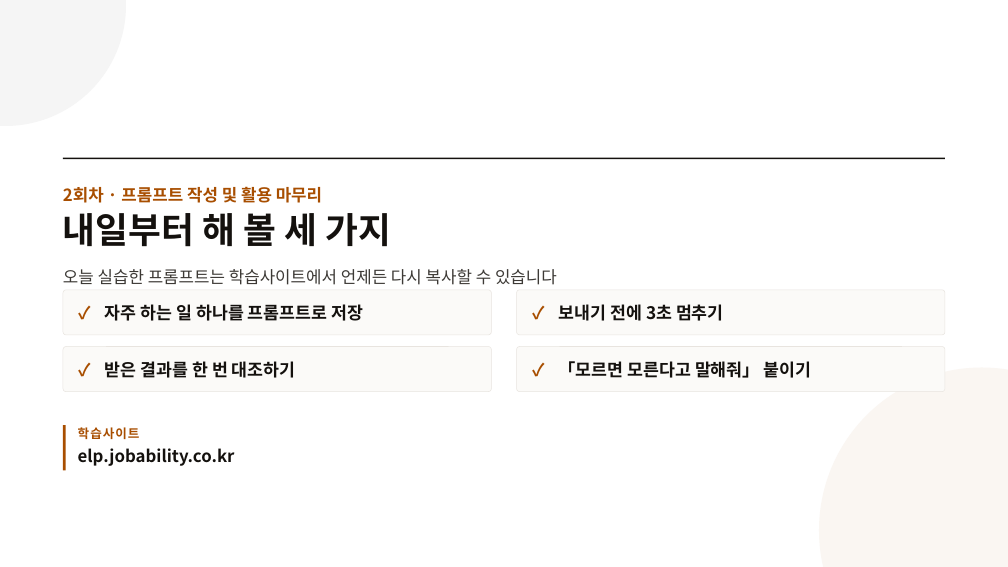
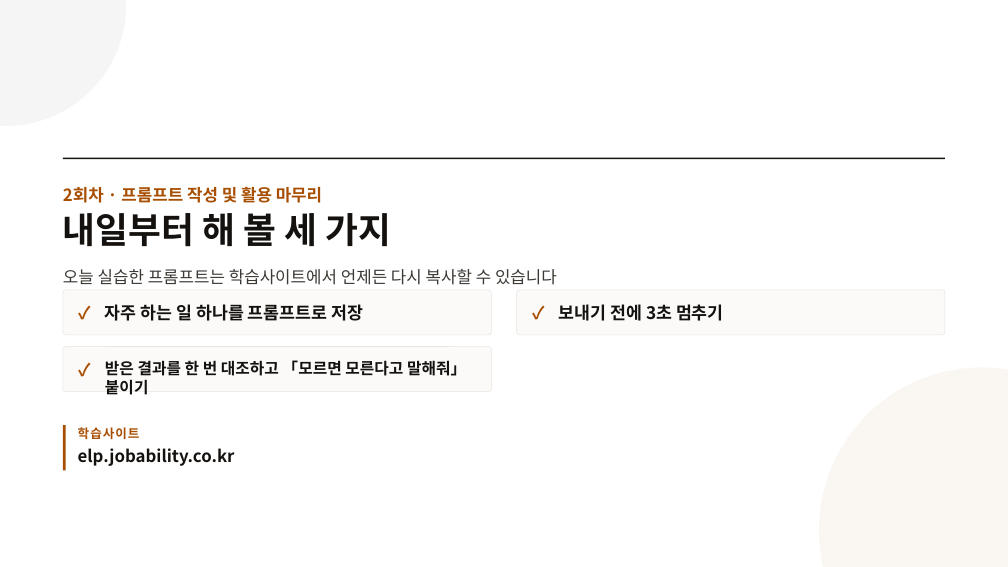
Before and after one commit to aebonlee/materials, a slide deck: slide 38 of elp/ELP_2회차_프롬프트_실습_강의안.pptx. Drawn at 1008x567 pixels with LibreOffice and Linux fonts; fonts in the diff are those of the drawing. Boxes give left, top, right and bottom in pixels: in the first picture for what was removed or moved away, otherwise in the second. Text is boxed around its words. In the diff, an @@ line names an element or a change of style, - is before the commit and + after.

```diff
--- a/elp/ELP_2회차_프롬프트_실습_강의안.pptx
+++ b/elp/ELP_2회차_프롬프트_실습_강의안.pptx
@@ rounded rectangle removed at box(517, 347, 945, 392) @@
@@ text removed at box(532, 359, 555, 380) @@
-✓
@@ text at box(105, 360, 466, 395): text changed; size 24.8 to 22.5 pt @@
-받은 결과를 한 번 대조하기
+받은 결과를 한 번 대조하고 「모르면 모른다고 말해줘」 붙이기
@@ text removed at box(559, 361, 812, 378) @@
-「모르면 모른다고 말해줘」 붙이기
```
Also in this commit, not shown: 1 other file.
